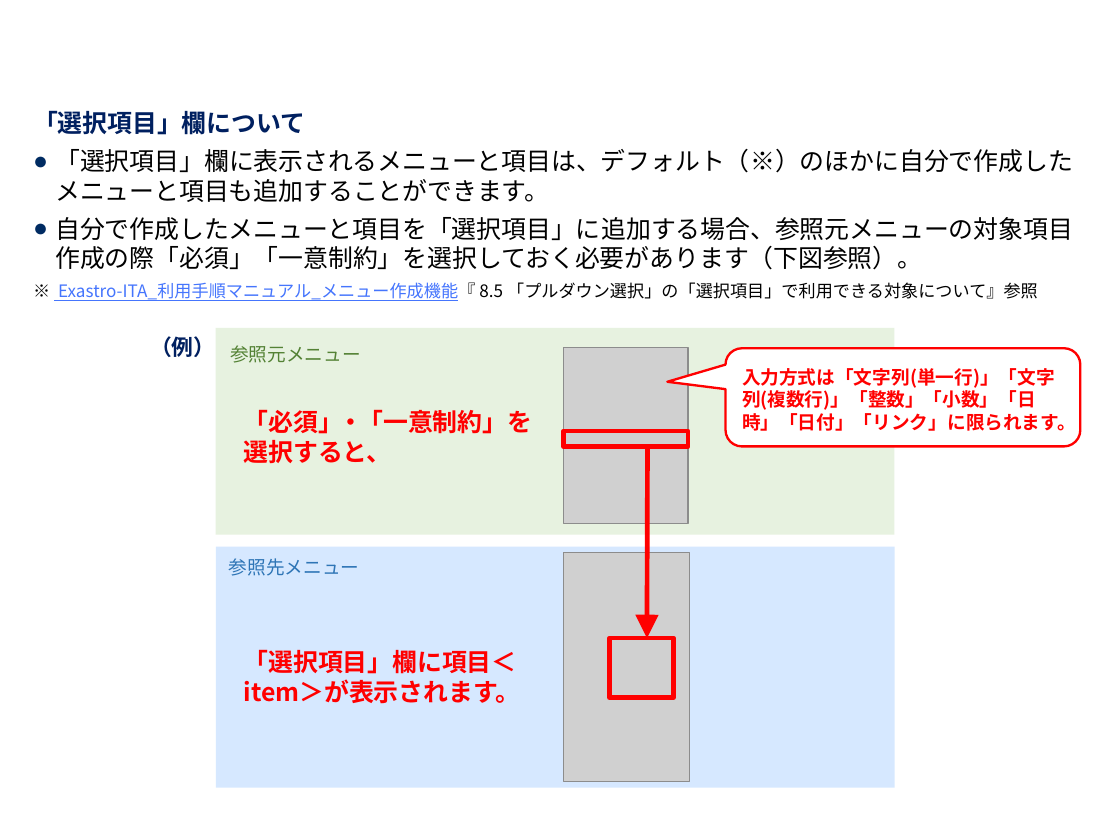
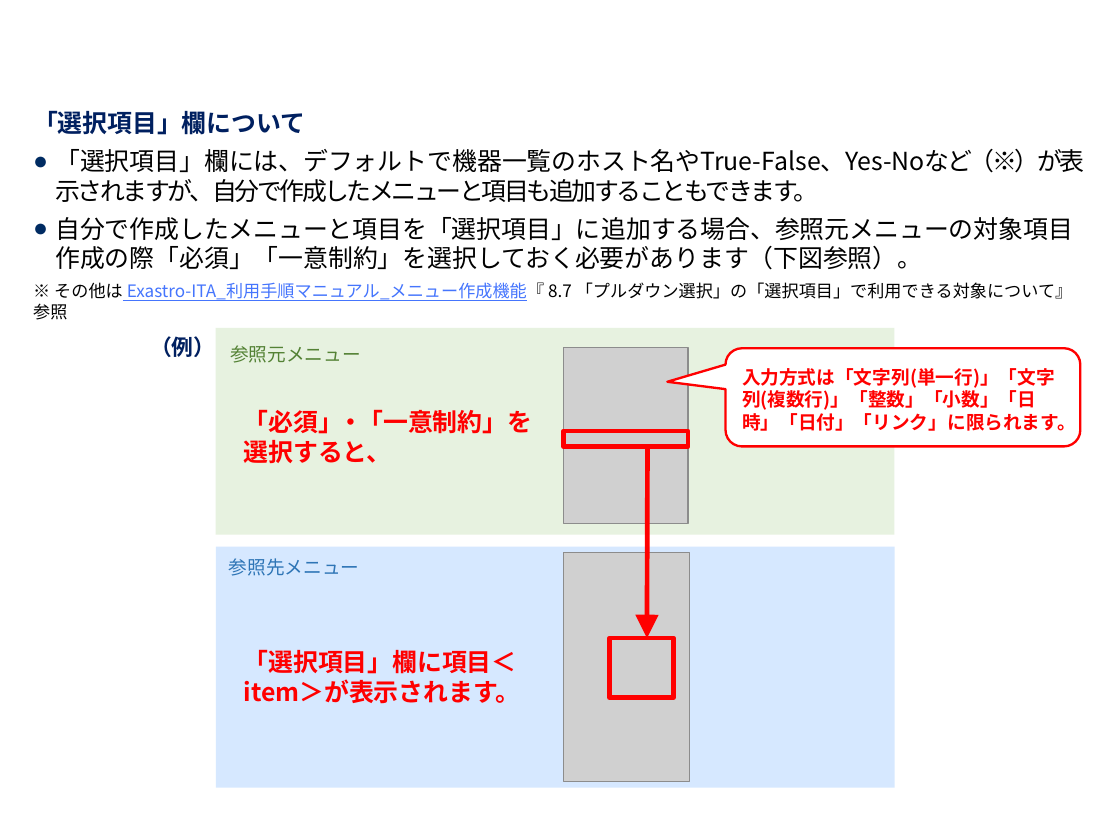
Before and after one commit to exastro-suite/it-automation-docs, a slide deck: slide 41 of asset/Learn_ja/ITA-hg-ps_classroom_lecture_ja.pptx (slide 40 before the commit). Drawn at 1120x840 pixels with LibreOffice and Linux fonts; fonts in the diff are those of the drawing; grey boxes stand for pictures; background and template pictures are left out. Boxes give left, top, right and bottom in pixels: in the first picture for what was removed or moved away, otherwise in the second. Text is boxed around its words. In the diff, an @@ line names an element or a change of style, - is before the commit and + after.

```diff
--- a/asset/Learn_ja/ITA-hg-ps_classroom_lecture_ja.pptx
+++ b/asset/Learn_ja/ITA-hg-ps_classroom_lecture_ja.pptx
@@ text at [55,149,1084,202]: text changed @@
-● 「選択項目」欄に表示されるメニューと項目は、デフォルト（※）のほかに自分で作成したメニューと項目も追加することができます。
+● 「選択項目」欄には、デフォルトで機器一覧のホスト名やTrue-False、Yes-Noなど（※）が表示されますが、自分で作成したメニューと項目も追加することもできます。
@@ text at [33,282,1072,320]: text changed @@
-※ Exastro-ITA_利用手順マニュアル_メニュー作成機能『 8.5 「プルダウン選択」の「選択項目」で利用できる対象について』参照
+※ その他は Exastro-ITA_利用手順マニュアル_メニュー作成機能『 8.7 「プルダウン選択」の「選択項目」で利用できる対象について』参照
```
Also in this commit, not shown: 21 other slides changed, 1 slide added, 1 other file.
